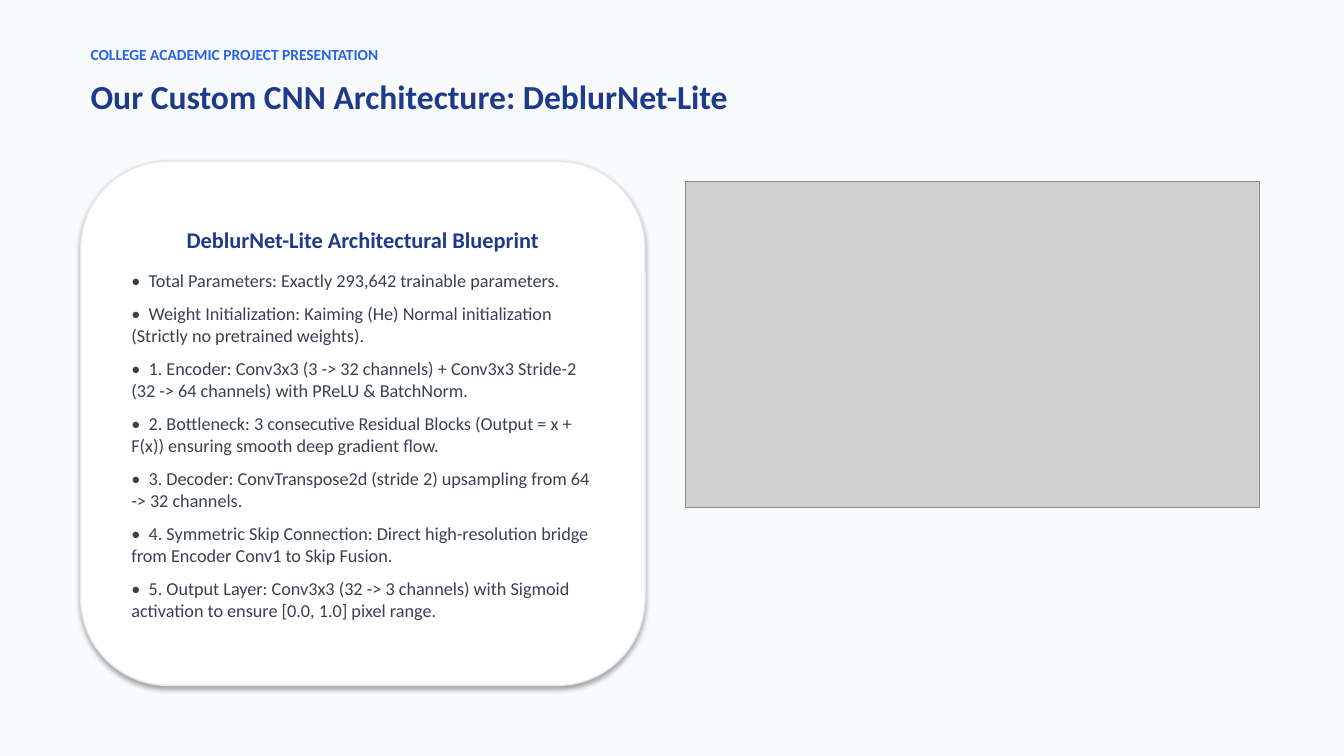
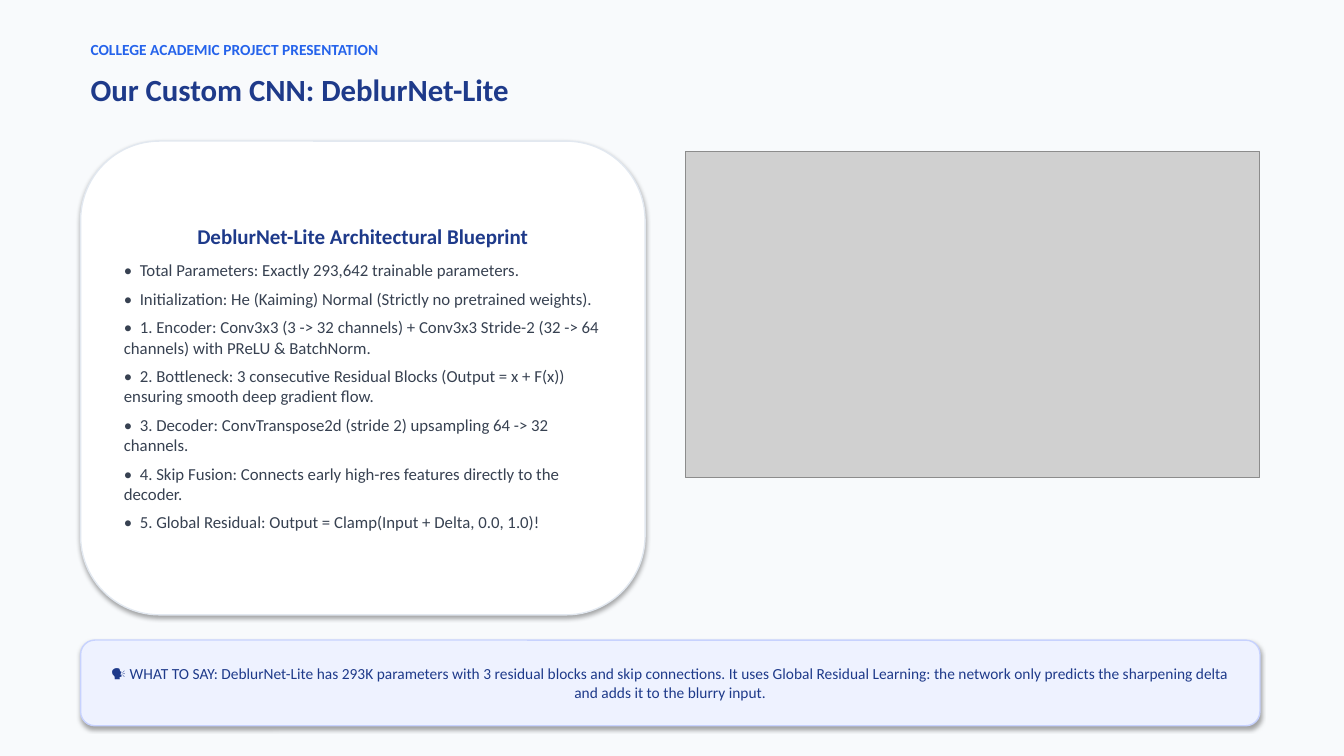
Before and after one commit to aryannikhil68/ImagedeBlur, a slide deck: slide 7 of AI_Image_Deblurring_Presentation.pptx (slide 8 before the commit). Drawn at 1344x756 pixels with LibreOffice and Linux fonts; fonts in the diff are those of the drawing; grey boxes stand for pictures. Boxes give left, top, right and bottom in pixels: in the first picture for what was removed or moved away, otherwise in the second. Text is boxed around its words. In the diff, an @@ line names an element or a change of style, - is before the commit and + after.

```diff
--- a/AI_Image_Deblurring_Presentation.pptx
+++ b/AI_Image_Deblurring_Presentation.pptx
@@ text "COLLEGE ACADEMIC PROJECT PRESENTATION": place and size @@
-text "COLLEGE ACADEMIC PROJECT PRESENTATION" at bbox=[91, 50, 378, 60]
+text "COLLEGE ACADEMIC PROJECT PRESENTATION" at bbox=[91, 45, 378, 55]
@@ text at bbox=[91, 79, 508, 102]: text changed; size 24 to 22 pt @@
-Our Custom CNN Architecture: DeblurNet-Lite
+Our Custom CNN: DeblurNet-Lite
@@ rounded rectangle "DeblurNet-Lite Architectural Blueprint": place and size @@
-rounded rectangle "DeblurNet-Lite Architectural Blueprint" at bbox=[81, 161, 645, 686]
+rounded rectangle "DeblurNet-Lite Architectural Blueprint" at bbox=[81, 141, 645, 615]
@@ picture: place and size @@
-picture at bbox=[686, 181, 1260, 508]
+picture at bbox=[686, 151, 1260, 478]
@@ text in rounded rectangle at bbox=[124, 229, 599, 405]: size 16 to 15 pt in "DeblurNet-Lite Architectural Blueprint"; size 13 to 12 pt in "• Total Parameters: Exactly 293,642 trainable parameters.", "• 1. Encoder: Conv3x3 (3 -> 32 ...", "• 2. Bottleneck: 3 consecutive Residual Blocks ..."; less space between paragraphs @@
@@ text in rounded rectangle at bbox=[140, 293, 592, 308]: text changed; size 13 to 12 pt @@
-• Weight Initialization: Kaiming (He) Normal initialization (Strictly no pretrained weights).
+• Initialization: He (Kaiming) Normal (Strictly no pretrained weights).
@@ text in rounded rectangle at bbox=[124, 419, 559, 531]: text changed; size 13 to 12 pt @@
-• 3. Decoder: ConvTranspose2d (stride 2) upsampling from 64 -> 32 channels.
-• 4. Symmetric Skip Connection: Direct high-resolution bridge from Encoder Conv1 to Skip Fusion.
-• 5. Output Layer: Conv3x3 (32 -> 3 channels) with Sigmoid activation to ensure [0.0, 1.0] pixel range.
+• 3. Decoder: ConvTranspose2d (stride 2) upsampling 64 -> 32 channels.
+• 4. Skip Fusion: Connects early high-res features directly to the decoder.
+• 5. Global Residual: Output = Clamp(Input + Delta, 0.0, 1.0)!
@@ rounded rectangle added at bbox=[81, 640, 1260, 726], fill #EEF2FF, outline #C7D2FE 1 pt, 11 pt, text #1E3A8A @@
+🗣️ WHAT TO SAY: DeblurNet-Lite has 293K parameters with 3 residual blocks and skip connections. It uses Global Residual Learning: the network only predicts the sharpening delta and adds it to the blurry input.
```
Also in this commit, not shown: 1 other slide changed, 11 slides added, 10 slides removed, 6 other files.
